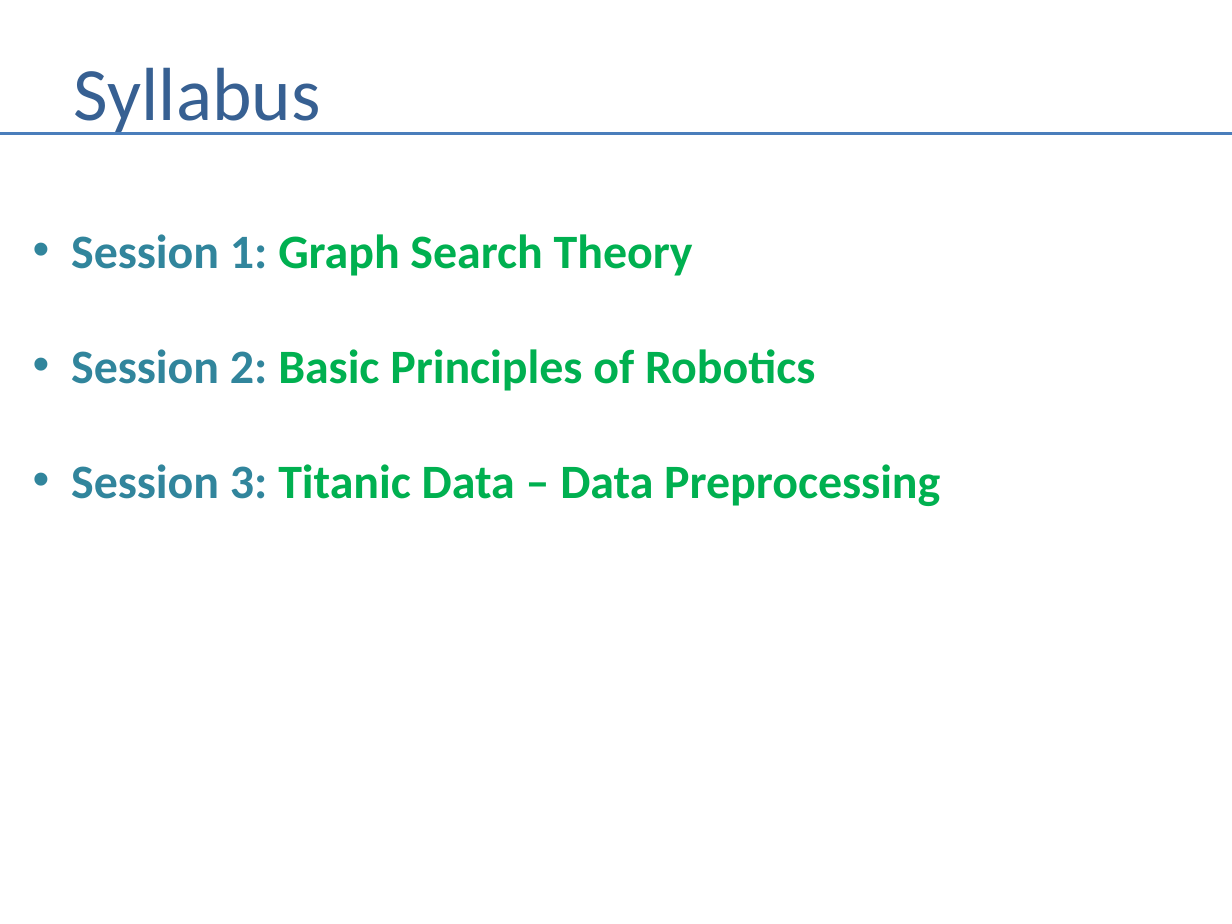
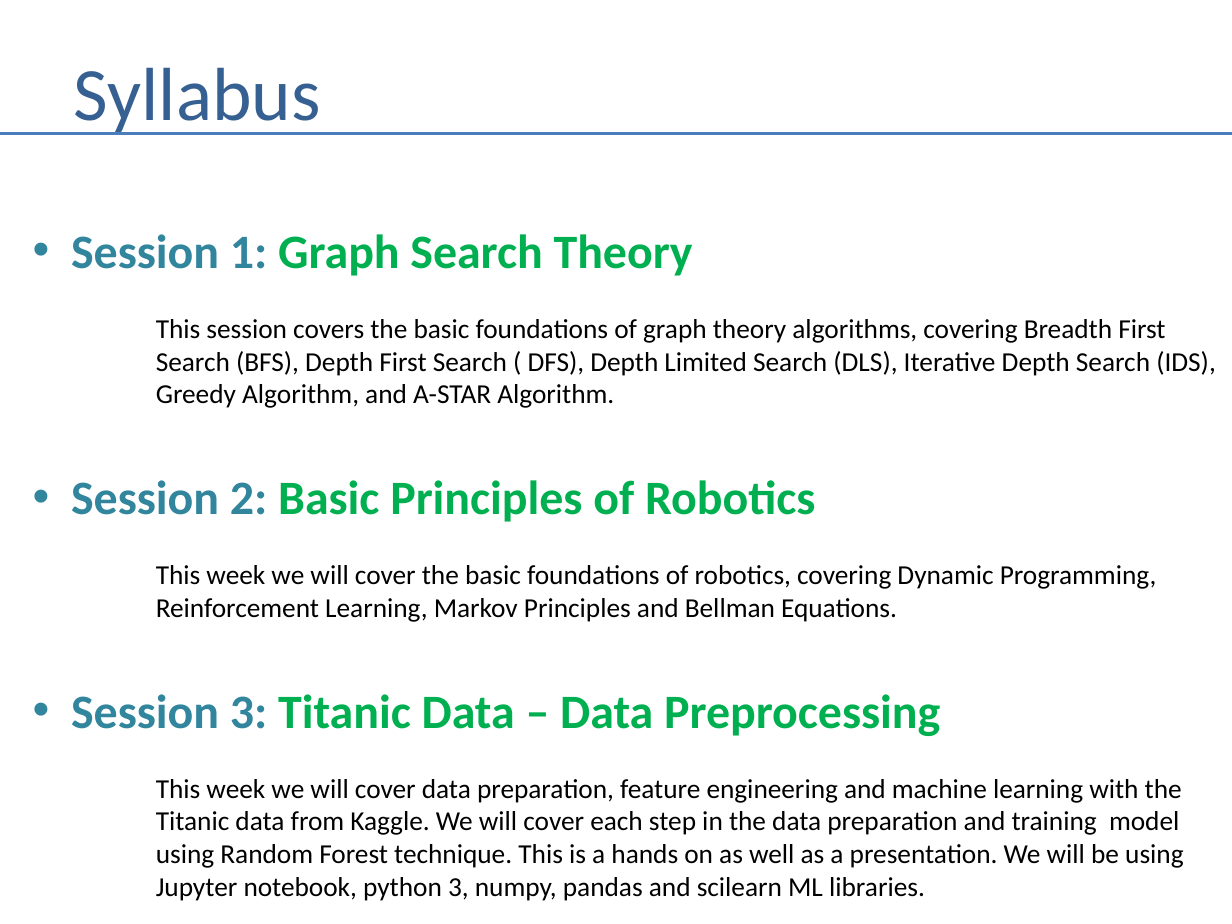
Before and after one commit to andrewferlitsch/Portland-Data-Science-Group, a slide deck: slide 4 of Presentations/AI Training Syllabus.pptx. Drawn at 1232x924 pixels with LibreOffice and Linux fonts; fonts in the diff are those of the drawing. Boxes give left, top, right and bottom in pixels: in the first picture for what was removed or moved away, otherwise in the second. Text is boxed around its words. In the diff, an @@ line names an element or a change of style, - is before the commit and + after.

Commit message:
update syllabus

```diff
--- a/Presentations/AI Training Syllabus.pptx
+++ b/Presentations/AI Training Syllabus.pptx
@@ text at (156,319,1216,408): paragraph added @@
+This session covers the basic foundations of graph theory algorithms, covering Breadth First
+Search (BFS), Depth First Search ( DFS), Depth Limited Search (DLS), Iterative Depth Search (IDS),
+Greedy Algorithm, and A-STAR Algorithm.
@@ text at (156,565,1157,622): paragraph added @@
+This week we will cover the basic foundations of robotics, covering Dynamic Programming,
+Reinforcement Learning, Markov Principles and Bellman Equations.
@@ text at (156,779,1183,901): paragraph added @@
+This week we will cover data preparation, feature engineering and machine learning with the
+Titanic data from Kaggle. We will cover each step in the data preparation and training model
+using Random Forest technique. This is a hands on as well as a presentation. We will be using
+Jupyter notebook, python 3, numpy, pandas and scilearn ML libraries.
```
Also in this commit, not shown: 1 slide added.
